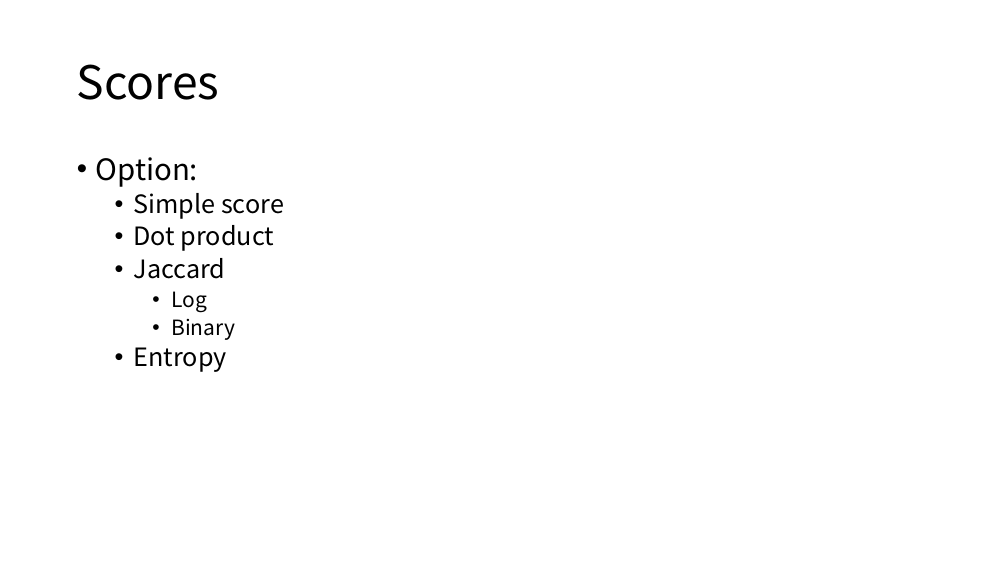
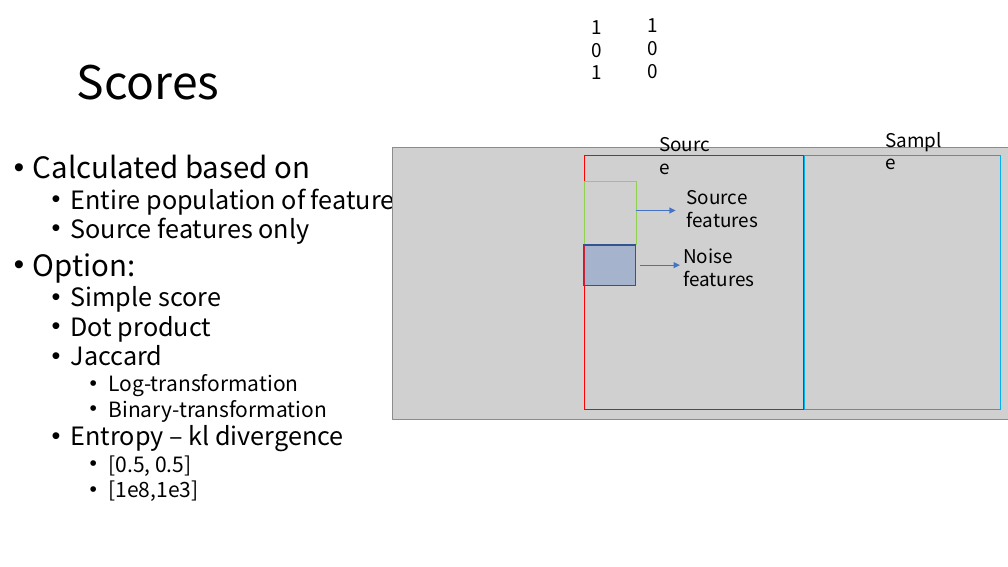
Before and after one commit to XiminHu/mass-suite, a slide deck: slide 6 of doc/20210316_CR.pptx (slide 4 before the commit). Drawn at 1008x567 pixels with LibreOffice and Linux fonts; fonts in the diff are those of the drawing; grey boxes stand for pictures. Boxes give left, top, right and bottom in pixels: in the first picture for what was removed or moved away, otherwise in the second. Text is boxed around its words. In the diff, an @@ line names an element or a change of style, - is before the commit and + after.

```diff
--- a/doc/20210316_CR.pptx
+++ b/doc/20210316_CR.pptx
@@ text added at box(591, 20, 601, 79), 18 pt, text #000000 @@
+1
+0
+1
@@ text added at box(648, 18, 658, 79), 18 pt, text #000000 @@
+1
+0
+0
@@ picture added at box(392, 147, 1008, 420) @@
@@ text added at box(652, 129, 724, 160), 18 pt, text #000000 @@
+Source
@@ text added at box(878, 125, 954, 155), 18 pt, text #000000 @@
+Sample
@@ text "Calculated based on": place and size @@
-text "Calculated based on" at box(96, 157, 284, 372)
+text "Calculated based on" at box(33, 154, 406, 501)
@@ text at box(33, 154, 406, 244): paragraphs added @@
+• Calculated based on
+  • Entire population of features
+  • Source features only
@@ rectangle added at box(585, 155, 805, 410), outline #FF0000 1 pt @@
@@ rectangle added at box(805, 155, 1000, 410), outline #00B0F0 1 pt @@
@@ rectangle added at box(585, 181, 637, 245), outline #92D050 1 pt @@
@@ text added at box(687, 190, 758, 228), 18 pt, text #000000 @@
+Source features
@@ arrow added from (637, 210) to (676, 210), #4472C4 0.5 pt @@
@@ text at box(33, 253, 221, 366): line spacing 0.9 to 0.8 @@
@@ rectangle added at box(584, 245, 636, 285), fill #4472C4 at 30% opacity, outline #325491 1 pt @@
@@ arrow added from (640, 265) to (680, 265), #4472C4 0.5 pt @@
@@ text added at box(683, 248, 754, 287), 18 pt, text #000000 @@
+Noise features
@@ text at box(71, 374, 343, 501): text changed @@
-    • Log
-    • Binary
-  • Entropy
+    • Log-transformation
+    • Binary-transformation
+  • Entropy – kl divergence
+    • [0.5, 0.5]
+    • [1e8,1e3]
```
Also in this commit, not shown: 6 other slides changed, 3 slides added, 6 other files.
